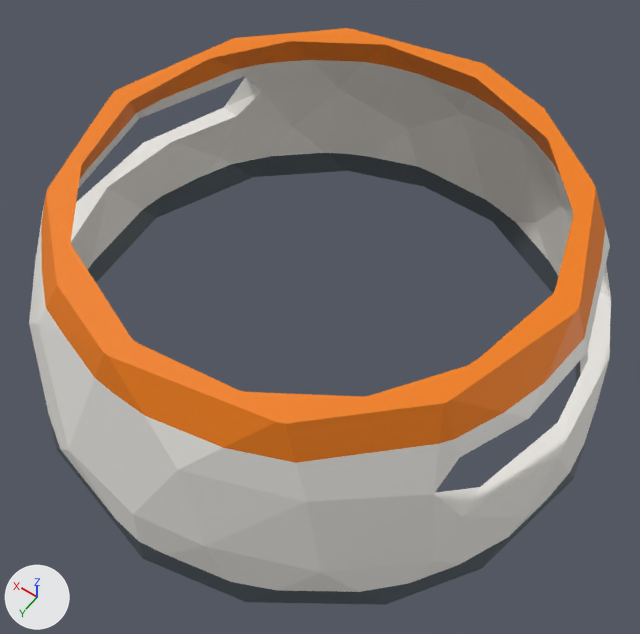
Renders of the glTF model modelos/luke_g.glb from each side of a commit.
Before and after are seen from a 50 mm camera at (-0.12, 0.169, 0.283) aimed at (-0.007, 0.01, 0.032). Arrows for +X, +Y and +Z are at lower left; the lights stay in place. The older version comes first.

The first picture shows 'parte_16'.
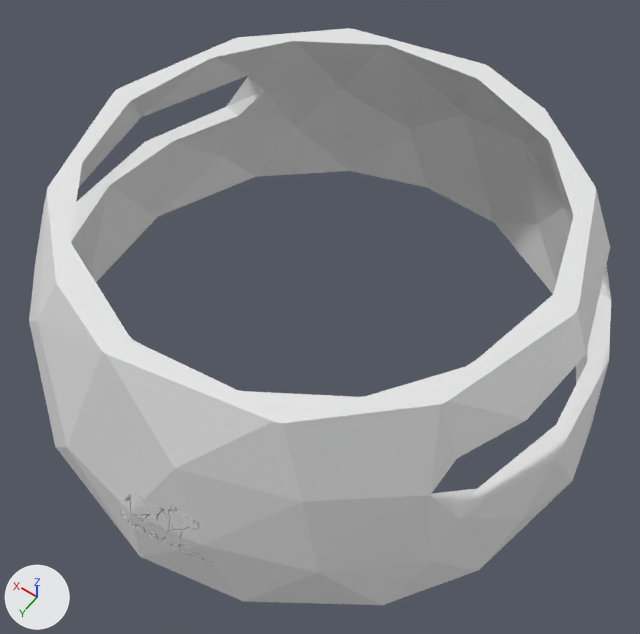
Pixel boxes (x1, y1, x2, y2) of what changed, in the pictures (640 x 634 px):
'parte_16', recoloured, moved, turned (orange to white)
    both: (29, 28, 611, 605)

Diff of the bpy script that builds the scene:
```diff
--- a/modelos/luke_g.glb.py
+++ b/modelos/luke_g.glb.py
@@ mat_zona_base @@
 mat_zona_base = principled_material('zona_base')
-mat_zona_base.base_color = (0.0732, 0.0946, 0.113)  # greyish blue #4c575e
+mat_zona_base.base_color = (0.8, 0.8, 0.8)  # white #e7e7e7
 mat_zona_base.roughness = 0.55
@@ mat_zona_topo @@
 mat_zona_topo = principled_material('zona_topo')
-mat_zona_topo.base_color = (0.89, 0.214, 0.00232)  # orange #f27f08
+mat_zona_topo.base_color = (0.8, 0.8, 0.8)  # white #e7e7e7
 mat_zona_topo.roughness = 0.55
@@ ob_parte_16 @@
 ob_parte_16 = bpy.data.objects.new('parte_16', me_parte_16)
-ob_parte_16.location = (-0.4377, 0.2478, 0.0)
-ob_parte_16.rotation_euler = (0.0, 0.0, 0.798)  # degrees (0, 0, 46)
+ob_parte_16.location = (-0.4352, 0.2522, 0.0)
+ob_parte_16.rotation_euler = (0.0, 0.0, 0.788)  # degrees (0, 0, 45)
```
